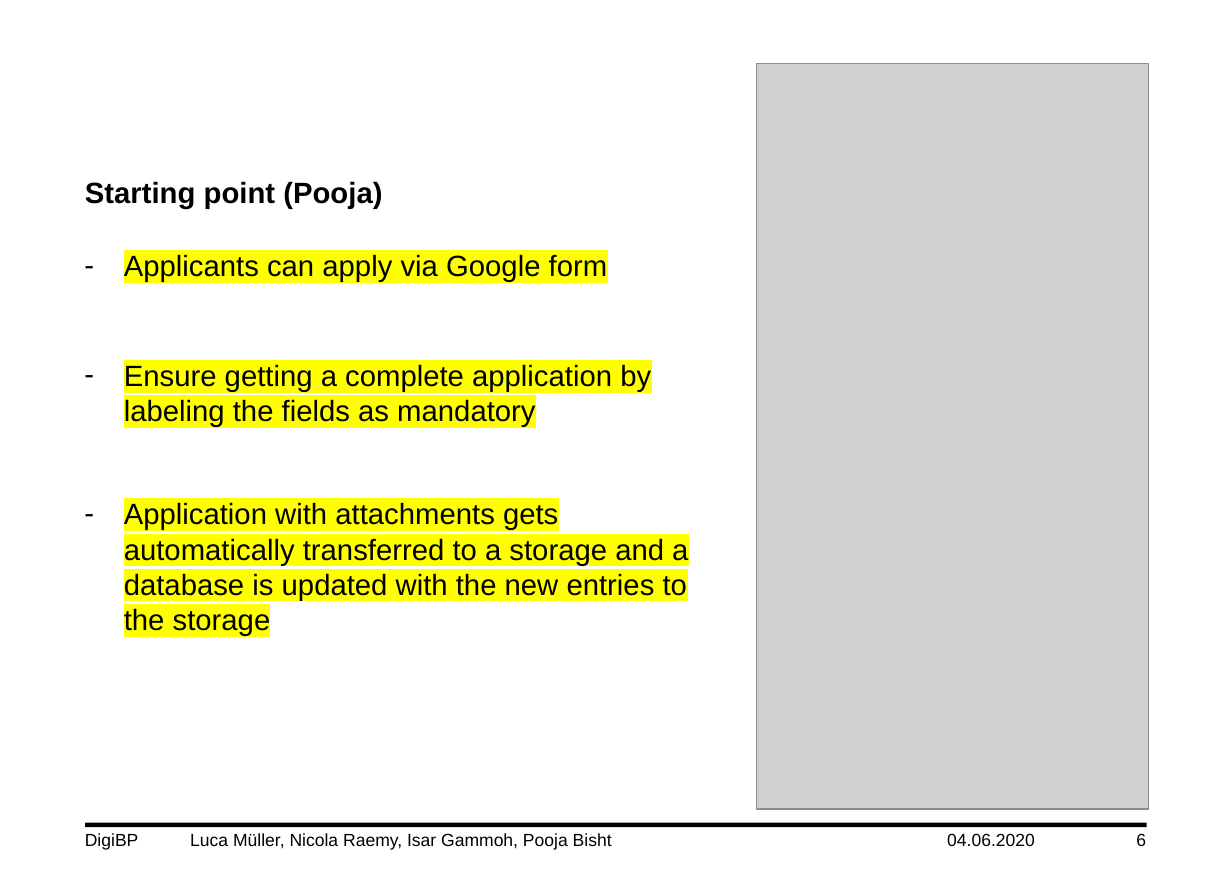
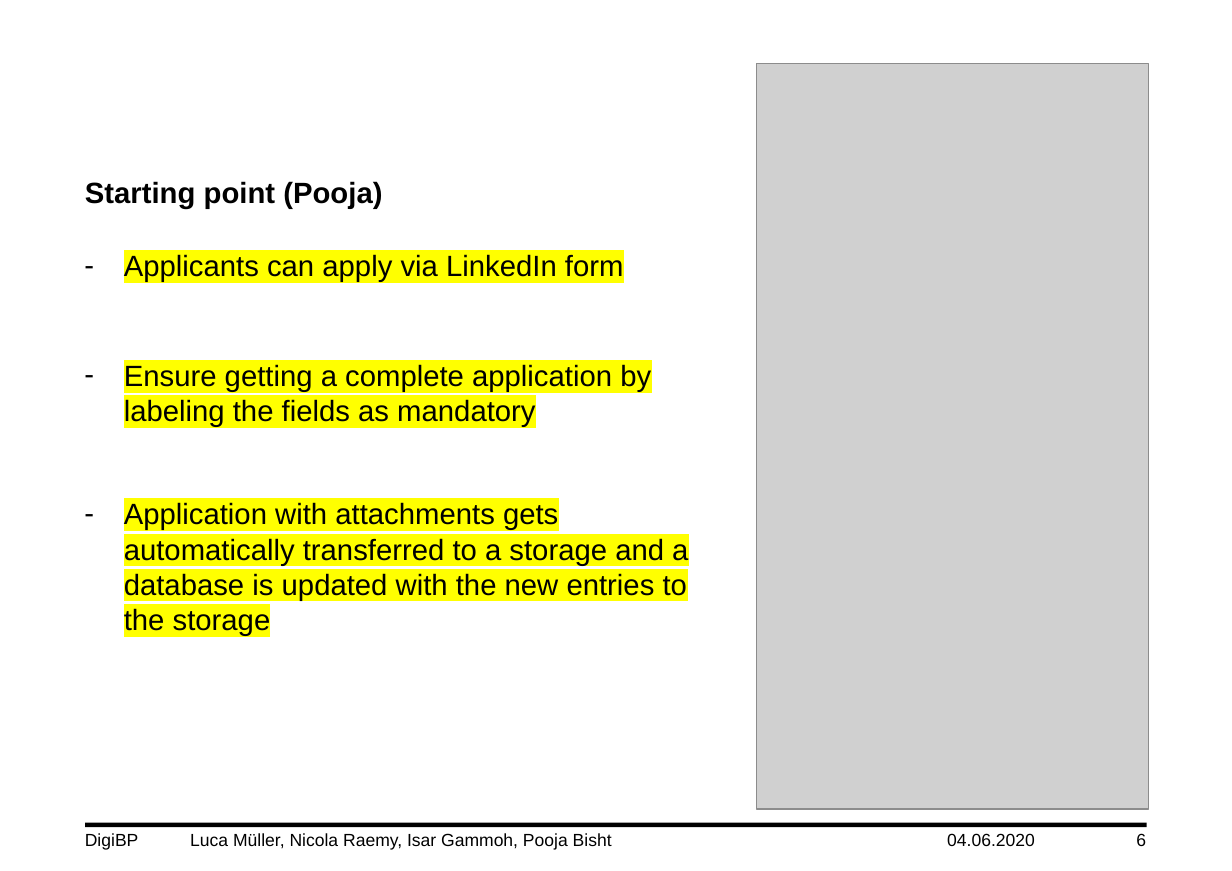
Before and after one commit to DigiBP/DigiBP_DanishBlue, a slide deck: slide 6 of Presentation/DigiBP_DanishBlue_Presentation_V0.3.pptx. Drawn at 1232x871 pixels with LibreOffice and Linux fonts; fonts in the diff are those of the drawing; grey boxes stand for pictures; background and template pictures are left out. Boxes give left, top, right and bottom in pixels: in the first picture for what was removed or moved away, otherwise in the second. Text is boxed around its words. In the diff, an @@ line names an element or a change of style, - is before the commit and + after.

```diff
--- a/Presentation/DigiBP_DanishBlue_Presentation_V0.3.pptx
+++ b/Presentation/DigiBP_DanishBlue_Presentation_V0.3.pptx
@@ text at (124,254,624,282): text changed @@
-– Applicants can apply via Google form
+– Applicants can apply via LinkedIn form
```
Also in this commit, not shown: 6 other slides changed, 2 slides added.
